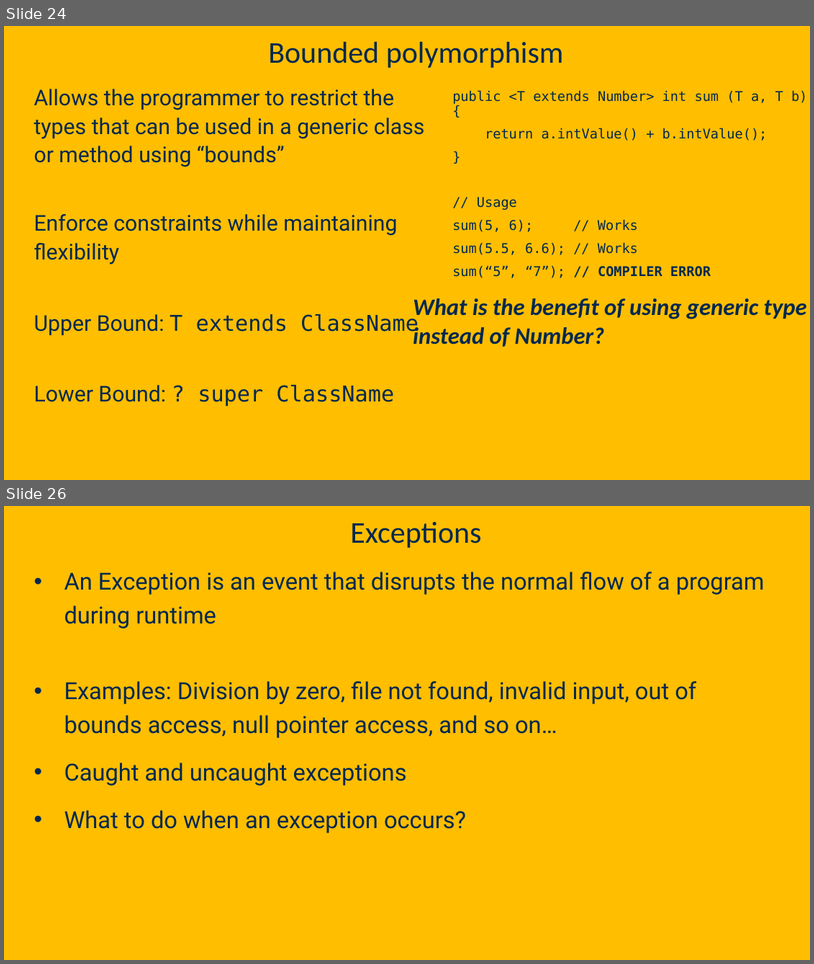
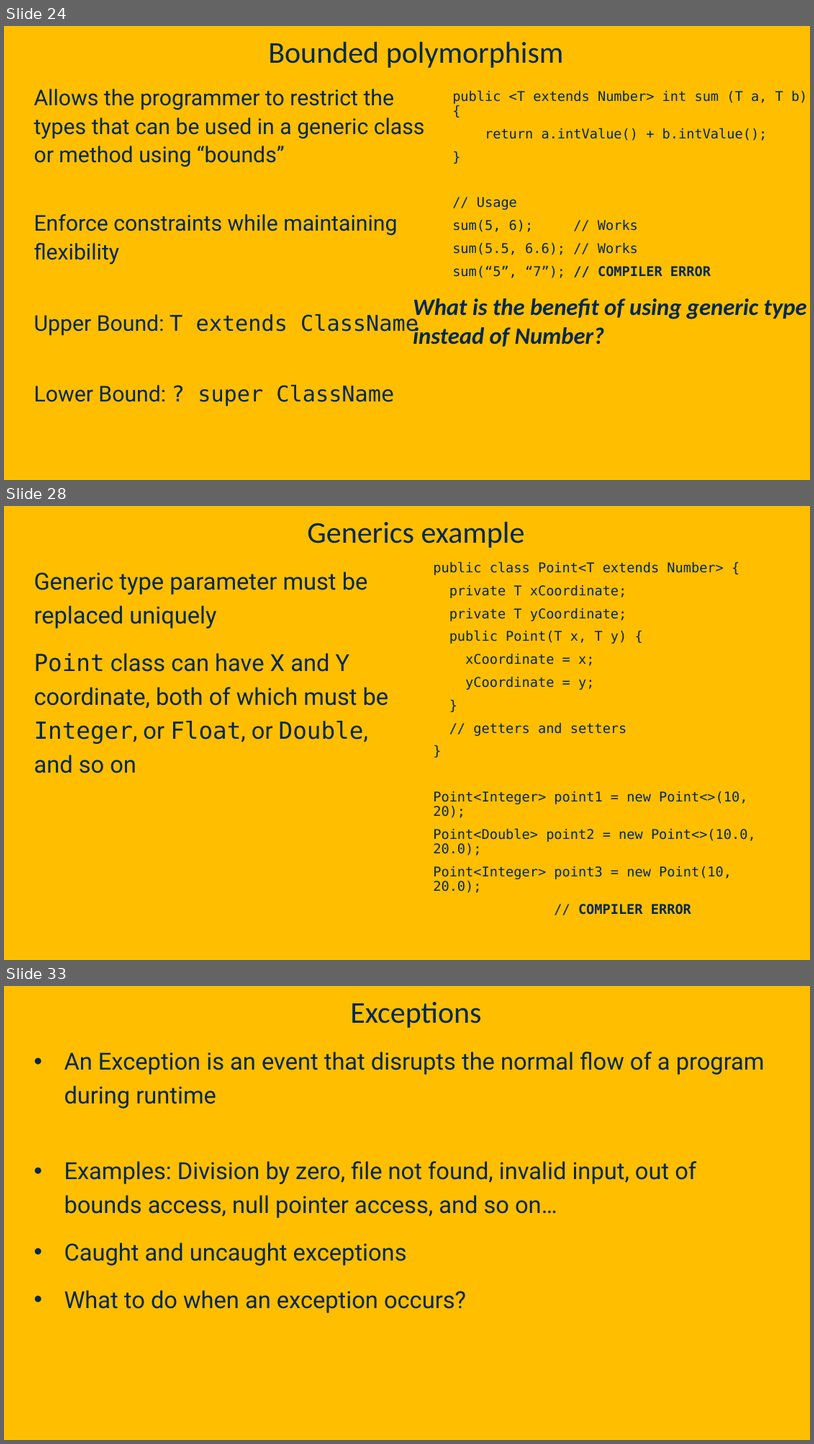
Before and after one commit to davsec-teaching/ECS160-Winter2025, a slide deck: slides/3_object_oriented_fundamentals.pptx. Shown one above the other, each under a label of ours: slides 24 and 26 before the commit, slides 24, 28 and 33 after it; the slides between them are not shown. The pictures are 814x964 and 814x1444 pixels, drawn with LibreOffice and Linux fonts; fonts in the diff are those of the drawing; background and template pictures are left out. Boxes give left, top, right and bottom in pixels: in the first picture for what was removed or moved away, otherwise in the second. Text is boxed around its words. In the diff, an @@ line names an element or a change of style, - is before the commit and + after.

```diff
--- a/slides/3_object_oriented_fundamentals.pptx
+++ b/slides/3_object_oriented_fundamentals.pptx
@@ slide 28 added at box(4, 506, 810, 960), background picture (left out) @@
@@ title added at box(307, 522, 525, 548), 36 pt, text #022850 @@
+Generics example
@@ text added at box(433, 561, 756, 893), 16 pt, text #022850 @@
+public class Point<T extends Number> {
+private T xCoordinate;
+private T yCoordinate;
+public Point(T x, T y) {
+xCoordinate = x;
+yCoordinate = y;
+}
+// getters and setters
+}
+Point<Integer> point1 = new Point<>(10, 20);
+Point<Double> point2 = new Point<>(10.0, 20.0);
+Point<Integer> point3 = new Point(10, 20.0);
+// COMPILER ERROR
@@ text added at box(34, 572, 389, 773), 28 pt, text #022850 @@
+Generic type parameter must be replaced uniquely
+Point class can have X and Y coordinate, both of which must be Integer, or Float, or Double, and so on
@@ what was slide 26 is now slide 33 @@
```
Also in this commit, not shown: 1 slide changed, 9 other slides added, 1 slide removed.
